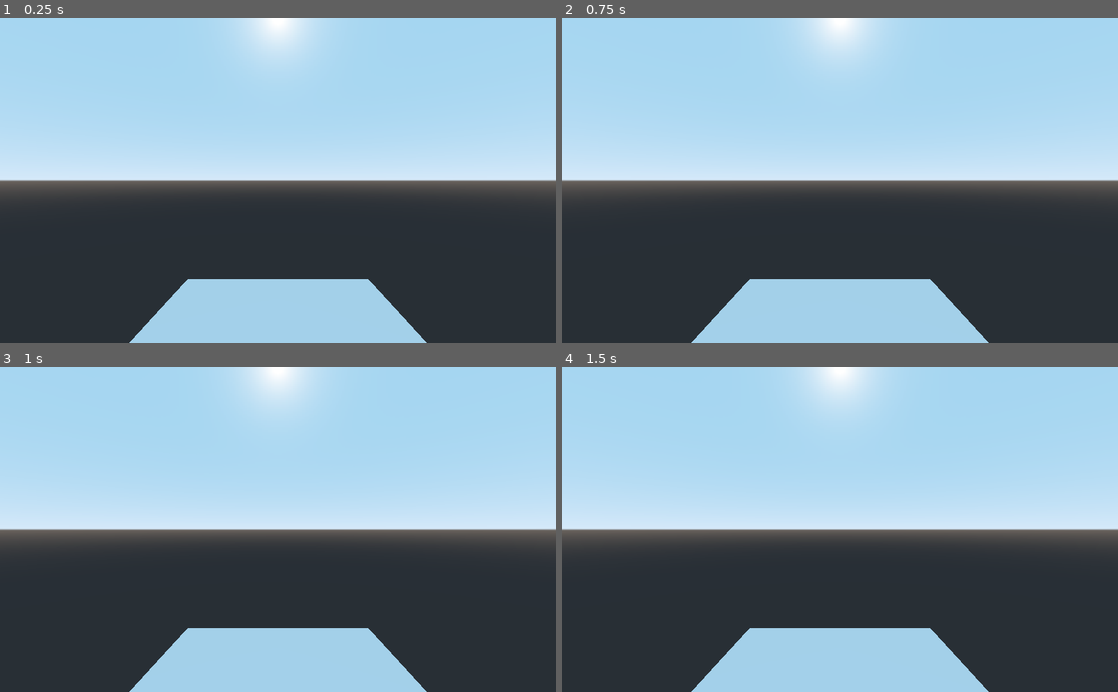
Above: before the commit, frames 1-4 (two rows, left to right).
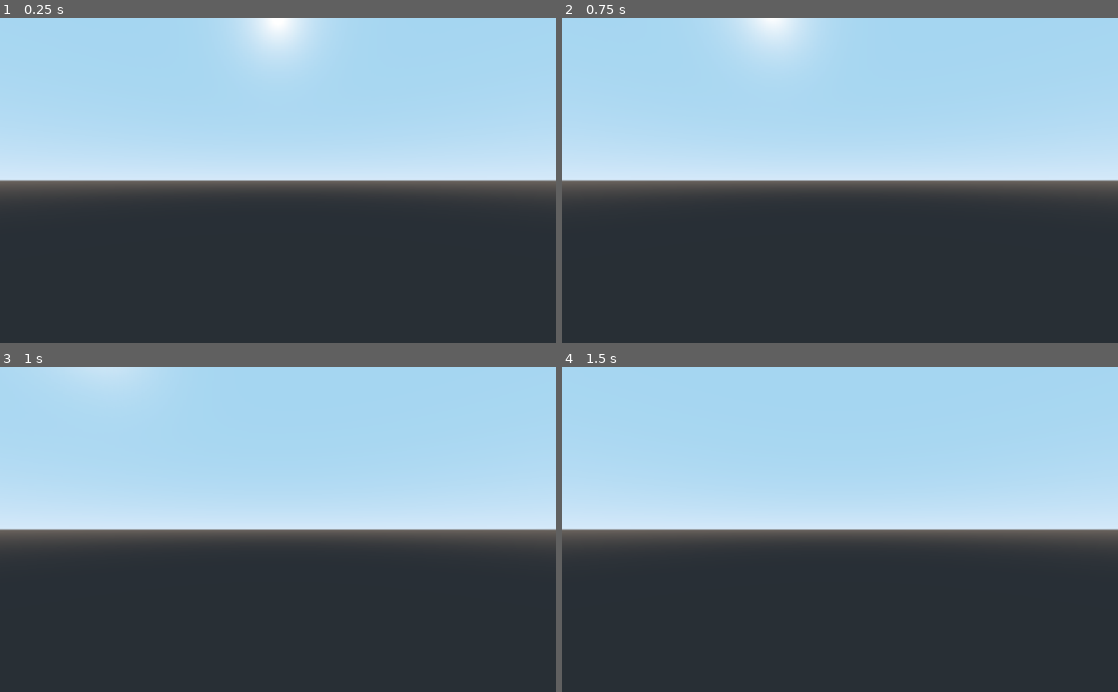
Above: after the commit, the same moments.

Repository: oliverobison1/Train
Game: Godot game, scene res://scenes/main.tscn
The game is run twice, just before and just after one commit, with the same random seed, the same clock (stepped at 60 frames per second) and the same inputs.
Inputs:
- Up to frame 1 (0.25 s): no input
- Up to frame 2 (0.75 s): tap Enter at 0.5 s; hold Right (ui_right) from 0.53 s (still down)
- Up to frame 3 (1 s): keep holding Right (ui_right)
- Up to frame 4 (1.5 s): release Right (ui_right) at 1.28 s; hold Down (ui_down) from 1.28 s (still down)

The runs differ from the first frame. In frame 1, 8.5% of the frame differs, in the area x 23-77%, y 80-100%; in frame 2, 11%, in the area x 23-77%, y 0-100%; in frame 3, 11%; in frame 4, 10%.

Commit message:
movement logic

Diff:
--- a/scenes/main.tscn
+++ b/scenes/main.tscn
@@ -8,4 +8,4 @@
 [node name="KinematicBody" parent="." instance=ExtResource( 1 )]
 
 [node name="camera" parent="KinematicBody" instance=ExtResource( 2 )]
-transform = Transform( 0.666667, 0, 0, 0, 0.666667, 0, 0, 0, 0.333333, 0, 2.09211, 0.281308 )
+transform = Transform( 0.666667, 0, 0, 0, 0.666667, 0, 0, 0, 0.333333, 0, 0, 0 )
--- a/scripts/train.gd
+++ b/scripts/train.gd
@@ -5,12 +5,39 @@
 # var a = 2
 # var b = "text"
 
+var turn = 0
+var turn_speed = 1
+var turning = false
+var turn_start = 0
+var turn_target = 0
 
 # Called when the node enters the scene tree for the first time.
 func _ready():
 	pass # Replace with function body.
 
+func get_input():
+	if Input.is_action_just_pressed("ui_left") and not turning:
+		print('left')
+		turn = 0
+		turn_start = rotation_degrees.y
+		turn_target = 90
+	if Input.is_action_just_pressed("ui_right"):
+		print('right')
+		turn = 0
+		turn_start = rotation_degrees.y
+		turn_target = -90
+	if Input.is_action_just_pressed("ui_up"):
+		#print('up')
+		pass
+	if Input.is_action_just_pressed("ui_down"):
+		#print('down')
+		pass
 
 # Called every frame. 'delta' is the elapsed time since the previous frame.
-#func _process(delta):
+func _process(delta):
+	get_input()
+	if turn < 1:
+		rotation_degrees.y = lerp(turn_start, turn_start+turn_target, turn)
+		turn += delta
+	move_and_slide(-transform.basis.z)
 #	pass
